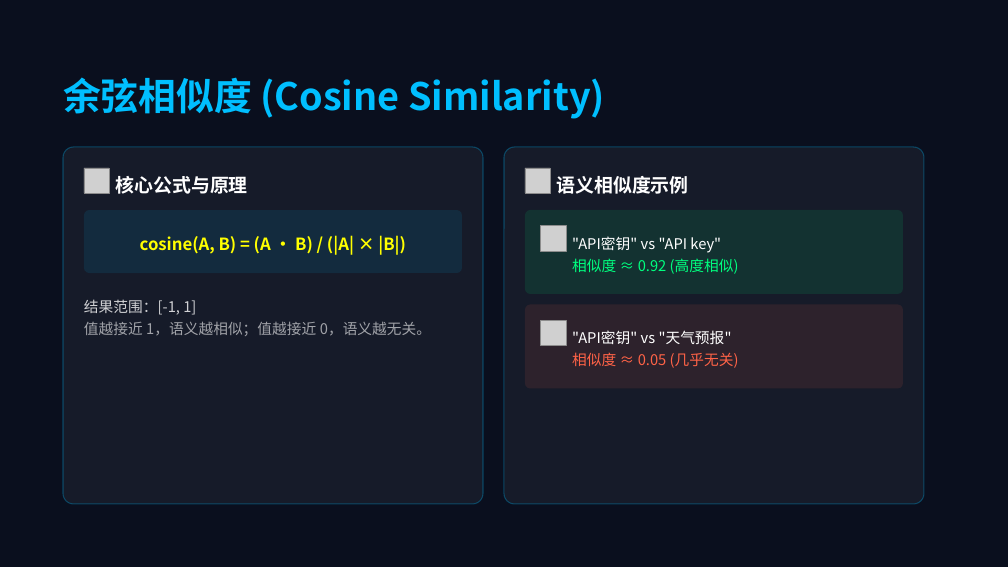
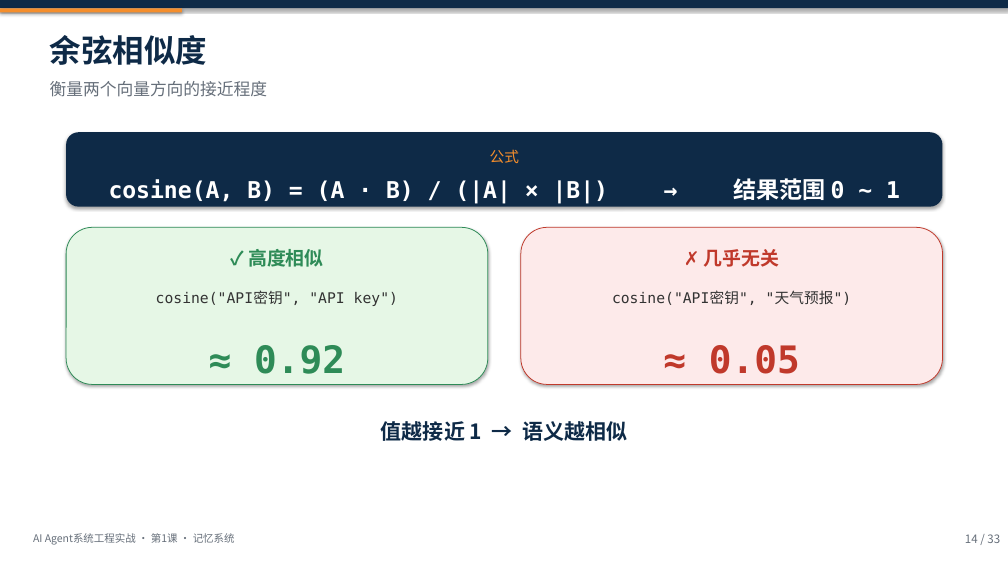
Before and after one commit to seraph0017/tc, a slide deck: slide 14 of 01-ai-agent-engineering/ppt/AI Agent系统工程实战 - 第1课：从聊天机器人到智能助手.pptx. Drawn at 1008x567 pixels with LibreOffice and Linux fonts; fonts in the diff are those of the drawing; grey boxes stand for pictures. Boxes give left, top, right and bottom in pixels: in the first picture for what was removed or moved away, otherwise in the second. Text is boxed around its words. In the diff, an @@ line names an element or a change of style, - is before the commit and + after.

```diff
--- a/01-ai-agent-engineering/ppt/AI Agent系统工程实战 - 第1课：从聊天机器人到智能助手.pptx
+++ b/01-ai-agent-engineering/ppt/AI Agent系统工程实战 - 第1课：从聊天机器人到智能助手.pptx
@@ background #0A0F1E to #FFFFFF @@
@@ rounded rectangle removed at (0,0,1008,567) @@
@@ rectangle added at (0,0,1008,8), fill #0E2A47 @@
@@ rectangle added at (0,8,182,12), fill #F58E2C @@
@@ text at (50,35,207,65): text changed; size 36 to 30 pt; text colour #00BFFF to #0E2A47 @@
-余弦相似度 (Cosine Similarity)
+余弦相似度
@@ text added at (50,81,268,97), 16 pt, text #666F7A @@
+衡量两个向量方向的接近程度
@@ rounded rectangle added at (66,132,942,206), fill #0E2A47 @@
@@ text added at (490,149,519,163), 14 pt, text #F58E2C @@
+公式
@@ rounded rectangle removed at (504,147,925,504) @@
@@ picture removed at (84,168,109,193) @@
@@ text added at (109,178,900,204), 22 pt, text #FFFFFF, bold @@
+cosine(A, B) = (A · B) / (|A| × |B|) → 结果范围 0 ~ 1
@@ text removed at (116,176,248,194) @@
-核心公式与原理
@@ picture removed at (525,168,550,193) @@
@@ text removed at (556,176,688,194) @@
-语义相似度示例
@@ rounded rectangle: place and size @@
-rounded rectangle at (63,147,483,504)
+rounded rectangle at (66,228,488,385)
@@ rounded rectangle at (66,228,488,385): fill #FFFFFF at 5% opacity to #E6F7E6; outline #00BFFF 1 pt to #2E8B57 0.75 pt; shadow on; proportions changed @@
@@ rounded rectangle removed at (84,210,462,273) @@
-cosine(A, B) = (A · B) / (|A| × |B|)
@@ rounded rectangle: place and size @@
-rounded rectangle at (525,305,903,389)
+rounded rectangle at (521,228,943,385)
@@ rounded rectangle at (521,228,943,385): fill #FF6347 at 10% opacity to #FDEAEA; outline none to #C0392B 0.75 pt; shadow on; proportions changed @@
@@ rounded rectangle removed at (525,210,903,294) @@
@@ picture removed at (541,226,566,251) @@
@@ text added at (248,249,324,267), 18 pt, text #2E8B57, bold @@
+✓ 高度相似
@@ text added at (704,249,780,267), 18 pt, text #C0392B, bold @@
+✗ 几乎无关
@@ text removed at (84,299,431,336) @@
-结果范围：[-1, 1]
-值越接近 1，语义越相似；值越接近 0，语义越无关。
@@ text added at (156,291,398,306), 14 pt, text #333333 @@
+cosine("API密钥", "API key")
@@ text at (612,291,852,305): text changed; font Noto Sans CJK SC to DejaVu Sans Mono; text colour #FFFFFF to #333333 @@
-"API密钥" vs "天气预报"
-相似度 ≈ 0.05 (几乎无关)
+cosine("API密钥", "天气预报")
@@ vertical alignment middle to top in 3 elements at (612,291,852,305), (50,35,207,65), (254,345,345,374) @@
@@ picture removed at (541,321,566,346) @@
@@ text at (254,345,345,374): text changed; size 14 to 36 pt; font Noto Sans CJK SC to DejaVu Sans Mono; text colour #FFFFFF to #2E8B57; bold on @@
-"API密钥" vs "API key"
-相似度 ≈ 0.92 (高度相似)
+≈ 0.92
@@ text added at (709,345,800,374), 36 pt, text #C0392B, bold @@
+≈ 0.05
@@ text added at (381,421,627,441), 20 pt, text #0E2A47, bold @@
+值越接近 1 → 语义越相似
@@ text added at (33,533,235,545), 10 pt, text #666F7A @@
+AI Agent系统工程实战 · 第1课 · 记忆系统
@@ text added at (965,534,1000,543), 11 pt, text #666F7A @@
+14 / 33
```
Also in this commit, not shown: 23 other slides changed, 9 slides added, 9 slides removed, 12 other files.
